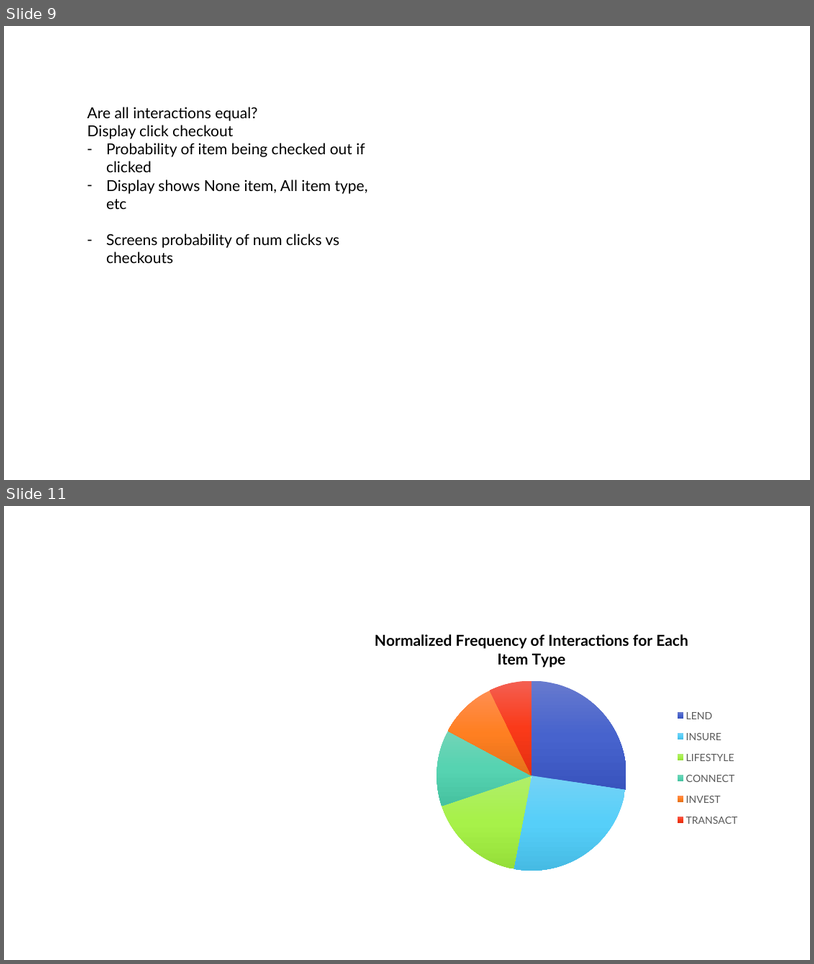
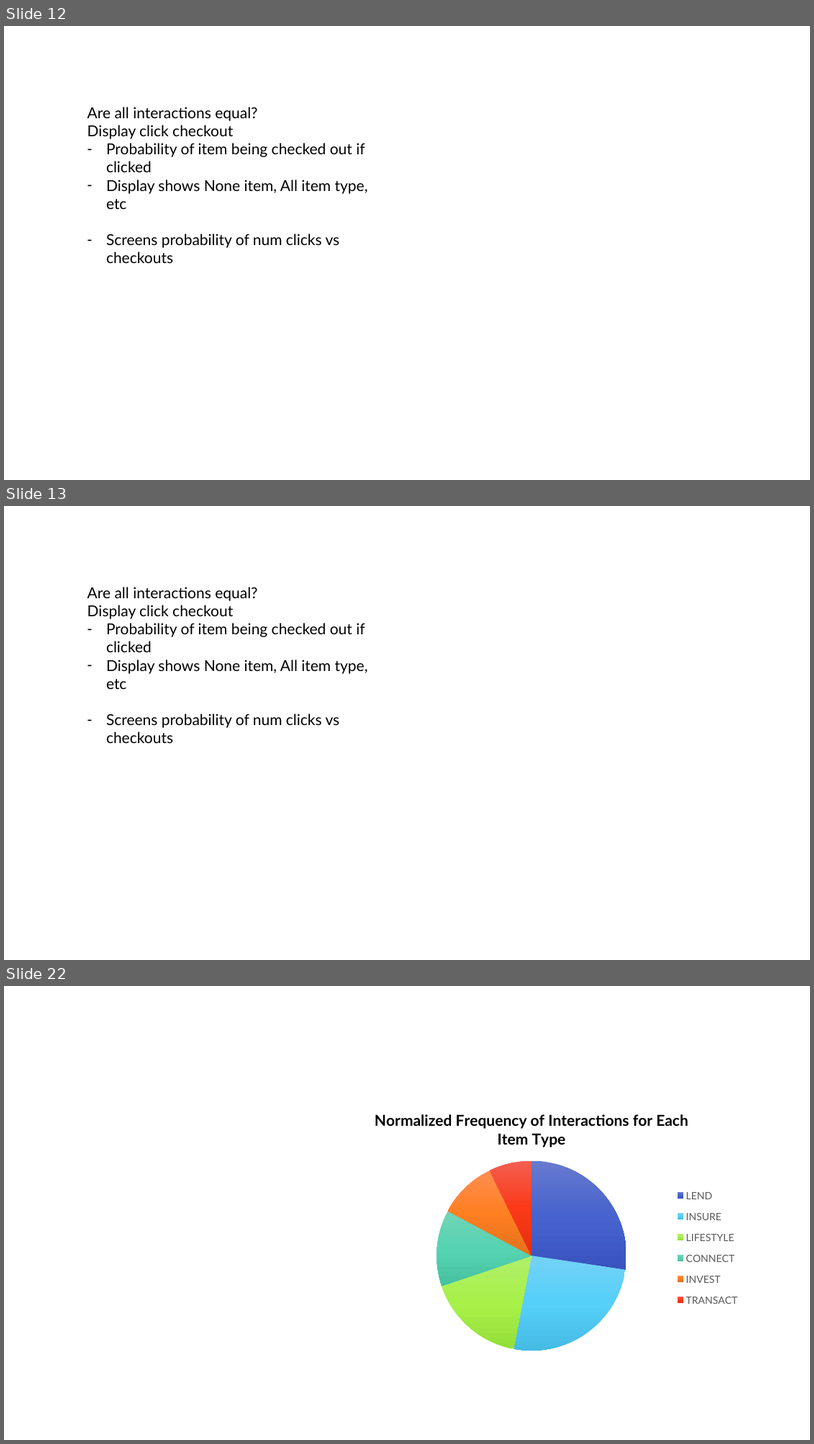
Before and after one commit to lizesteyn/FNBdataquest, a slide deck: Presentation1.pptx. Shown one above the other, each under a label of ours: slides 9 and 11 before the commit, slides 12, 13 and 22 after it; the slides between them are not shown. The pictures are 814x964 and 814x1444 pixels, drawn with LibreOffice and Linux fonts; fonts in the diff are those of the drawing; background and template pictures are left out. Boxes give left, top, right and bottom in pixels: in the first picture for what was removed or moved away, otherwise in the second. Text is boxed around its words. In the diff, an @@ line names an element or a change of style, - is before the commit and + after.

```diff
--- a/Presentation1.pptx
+++ b/Presentation1.pptx
@@ slide 13 added at (4,506,810,960), background picture (left out) @@
@@ text added at (88,587,368,743), 18 pt, text #000000 @@
+Are all interactions equal?
+Display click checkout
+– Probability of item being checked out if clicked
+– Display shows None item, All item type, etc
+– Screens probability of num clicks vs checkouts
@@ what was slide 9 is now slide 12 @@
@@ what was slide 11 is now slide 22 @@
```
Also in this commit, not shown: 7 slides changed, 12 other slides added, 4 slides removed, 3 other files.
